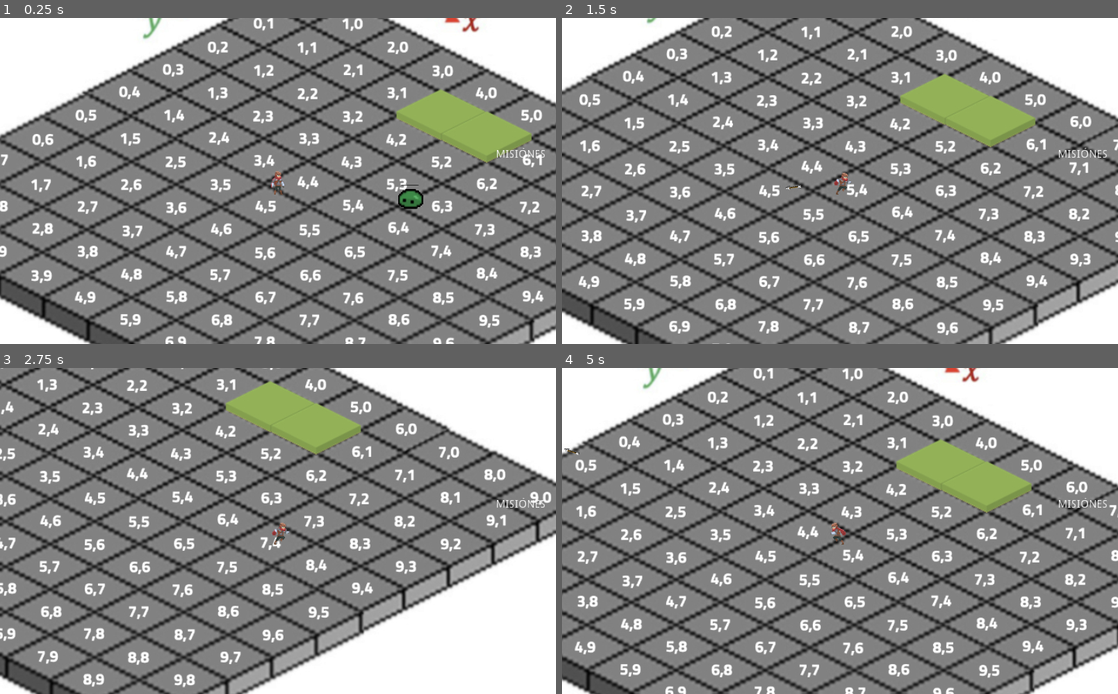
Above: before the commit, frames 1-4 (two rows, left to right).
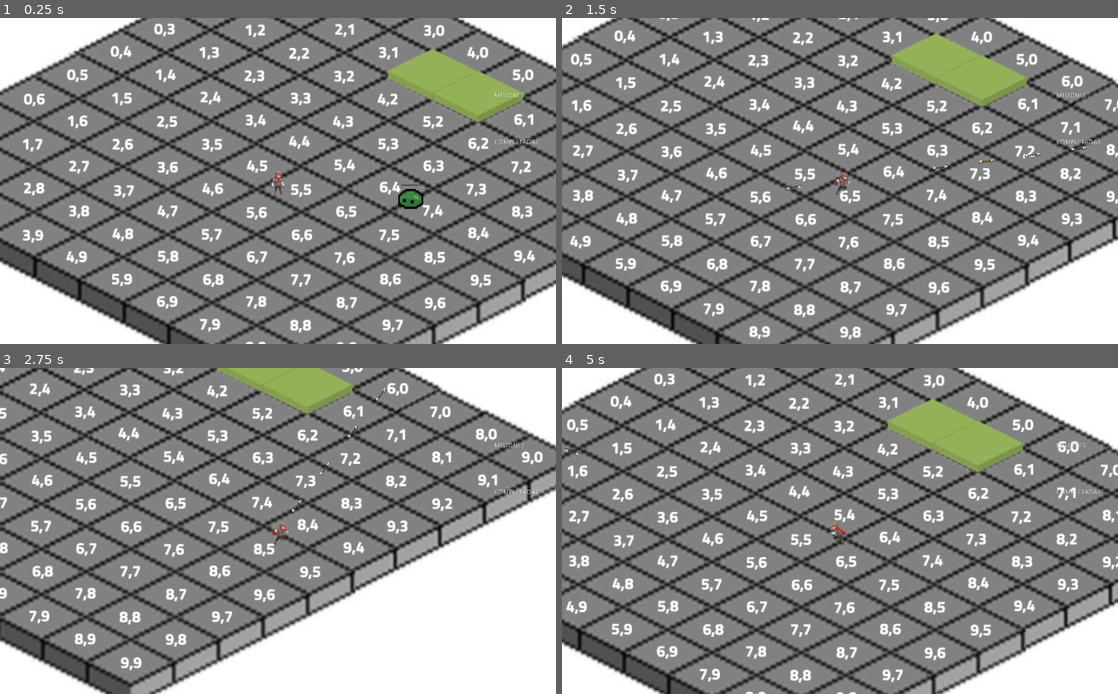
Above: after the commit, the same moments.

Repository: u1973231/Schadenfreude
Game: Godot game, scene res://scenes/Mapa.tscn
The game is run twice, just before and just after one commit, with the same random seed, the same clock (stepped at 60 frames per second) and the same inputs.
Inputs (mouse positions are in pixels of both pictures, inside the frame that each line leads up to):
- Up to frame 1 (0.25 s): no input
- Up to frame 2 (1.5 s): tap Enter (ui_accept) at 0.5, 0.77 s; move the mouse to (962, 164) at 0.52 s; press the mouse at (962, 164) at 0.53 s; hold Right (move_right) 0.53-1.28 s; move the mouse to (728, 197) at 1.27 s; release the mouse at (728, 197) at 1.28 s; hold Down (move_down) from 1.28 s (still down); click (728, 197) at 1.35 s
- Up to frame 3 (2.75 s): tap Enter (ui_accept) at 1.52 s; move the mouse to (333, 459) at 2.02 s; release Down (move_down) at 2.03 s; press the mouse at (333, 459) at 2.03 s; hold Right (move_right) from 2.03 s (still down); tap Space (dash) at 2.1 s
- Up to frame 4 (5 s): move the mouse to (812, 596) at 2.77 s; release Right (move_right) at 2.78 s; release the mouse at (812, 596) at 2.78 s; hold Up (move_up) 2.78-3.53 s; tap F (interactue) at 2.85 s; tap Enter (ui_accept) at 3.02, 3.77, 4.52 s; click (812, 596) at 3.05 s; move the mouse to (1006, 579) at 3.52 s; press the mouse at (1006, 579) at 3.53 s; hold Left (move_left) from 3.53 s (still down); move the mouse to (673, 482) at 4.27 s; release the mouse at (673, 482) at 4.28 s; click (673, 482) at 4.35 s

The runs differ from the first frame. In frame 1, 50% of the frame differs, in the area x 0-100%, y 0-100%; in frame 2, 50%; in frame 3, 47%; in frame 4, 50%.

Commit message:
sistema de misiones muestra cuando esta completa

Diff:
--- a/scenes/HUDMisiones.tscn
+++ b/scenes/HUDMisiones.tscn
@@ -1,8 +1,11 @@
-[gd_scene format=2]
+[gd_scene load_steps=2 format=2]
+
+[ext_resource path="res://scripts/scr_HUDMisiones.gd" type="Script" id=1]
 
 [node name="HUDMisiones" type="Node2D"]
+script = ExtResource( 1 )
 
-[node name="Label" type="Label" parent="."]
+[node name="Mision" type="Label" parent="."]
 margin_right = 64.0
 margin_bottom = 14.0
 text = "MISIÓNES"
--- a/scenes/Mapa.tscn
+++ b/scenes/Mapa.tscn
@@ -9,7 +9,7 @@
 [node name="Map-cells" type="Node2D"]
 
 [node name="Map-cells" type="Sprite" parent="."]
-position = Vector2( 189, 304 )
+position = Vector2( 178, 252 )
 texture = ExtResource( 1 )
 offset = Vector2( 336, 6 )
 
@@ -21,7 +21,8 @@
 position = Vector2( -487, -274 )
 
 [node name="HUDMisiones" parent="Player/HUD" instance=ExtResource( 5 )]
-position = Vector2( 768, 233 )
+position = Vector2( 766, 160 )
+scale = Vector2( 0.6, 0.6 )
 
 [node name="DialogTriger" parent="." instance=ExtResource( 3 )]
 position = Vector2( 825, 245 )
--- a/scenes/Player.tscn
+++ b/scenes/Player.tscn
@@ -90,6 +90,7 @@
 [node name="Camera2D" type="Camera2D" parent="."]
 current = true
 zoom = Vector2( 0.7, 0.7 )
+smoothing_speed = 50.0
 
 [node name="AnimationPlayer" type="AnimationPlayer" parent="."]
 anims/RESET = SubResource( 2 )
@@ -109,7 +110,7 @@
 one_shot = true
 
 [node name="disparar" type="Timer" parent="."]
-wait_time = 0.5
+wait_time = 0.1
 one_shot = true
 
 [node name="dash" type="Timer" parent="."]
--- /dev/null
+++ b/scripts/scr_HUDMisiones.gd
@@ -0,0 +1,68 @@
+extends Node
+
+
+#Variables Export
+var margen = 20
+var posInicialY = 20
+var posX = 20
+var posYCompletadas = 100
+
+# Called when the node enters the scene tree for the first time.
+func _ready():
+
+	pass # Replace with function body.
+
+func _process(delta):
+	actualizarMisiones()
+
+func actualizarMisiones():
+	for i in get_children():
+		if i.name != "Mision":
+			i.queue_free()
+
+	var ma = ScrGlobal.misionesAceptadas
+	var mp = ScrGlobal.misionesProgreso
+	var mc = ScrGlobal.misionesCompletadas
+	var m = ScrGlobal.misiones
+	var i = 0
+	var row = 0
+	var text = ""
+	#Actualiza las misiones no completadas
+	while i < len(ma):
+		if ma[i] != -1: #Recompensa obtenia
+			text = m[ma[i]]["Descripcion"] + " " + str(mp[i]) + "/" + m[ma[i]]["Cantidad"]
+			var label = Label.new()
+			var ancla = Node2D.new()
+			label.text = text
+			ancla.add_child(label)
+			ancla.position = Vector2(20,posInicialY + margen * row)
+			add_child(ancla)
+			row += 1
+		i += 1
+
+
+
+	text = "COMPLETADAS"
+	var ancla = Node2D.new()
+	var label = Label.new()
+	label.text = text
+	ancla.position = Vector2(0,posYCompletadas)
+	ancla.add_child(label)
+	add_child(ancla)
+	row = 1
+	i = 0
+	while i < len(mc):
+		text = m[int(mc[i])]["Descripcion"]
+		ancla = Node2D.new()
+		label = Label.new()
+		label.text = text
+		ancla.position = Vector2(20,posYCompletadas + margen * row)
+		ancla.add_child(label)
+		add_child(ancla)
+		row += 1
+		i += 1
+
+	pass
+# Called every frame. 'delta' is the elapsed time since the previous frame.
+#func _process(delta):
+#	pass
--- a/scripts/scr_global.gd
+++ b/scripts/scr_global.gd
@@ -21,7 +21,7 @@
 	var indexM = misionesAceptadas[i]
 	if int(misiones[indexM]["Cantidad"]) <= misionesProgreso[i]:
 		print("misionCumplida")
-		misionesCompletadas.append(misionesAceptadas[i])#Añade la mision como completada para poder recivir la recompensa al hablar con el npc
+		misionesCompletadas.append(int(misionesAceptadas[i]))#Añade la mision como completada para poder recivir la recompensa al hablar con el npc
 		misionesAceptadas[i] = -1 #Cuando una mision aceptada esta en -1 para indicar que ya no esta vijente
 
 
@@ -30,7 +30,7 @@
 func addMistion(index):
 	misionesAceptadas.append(index)
 	misionesProgreso.append(0)
-	misionesCompletadas.append(false)
+
 
 #Carrga las misiones en memoria
 func cargarMisiones() -> Array:
--- a/scripts/scr_player.gd
+++ b/scripts/scr_player.gd
@@ -33,7 +33,7 @@
 	elif dashing:
 		dash(delta)
 
-	if Input.is_action_just_pressed("atacar") and disparar:
+	if Input.is_action_pressed("atacar") and disparar:
 		lanzarFlecha()
 		disparar = false
 		$disparar.start()
Not shown, changed: TileMaps/Tileset/Outside.tscn
